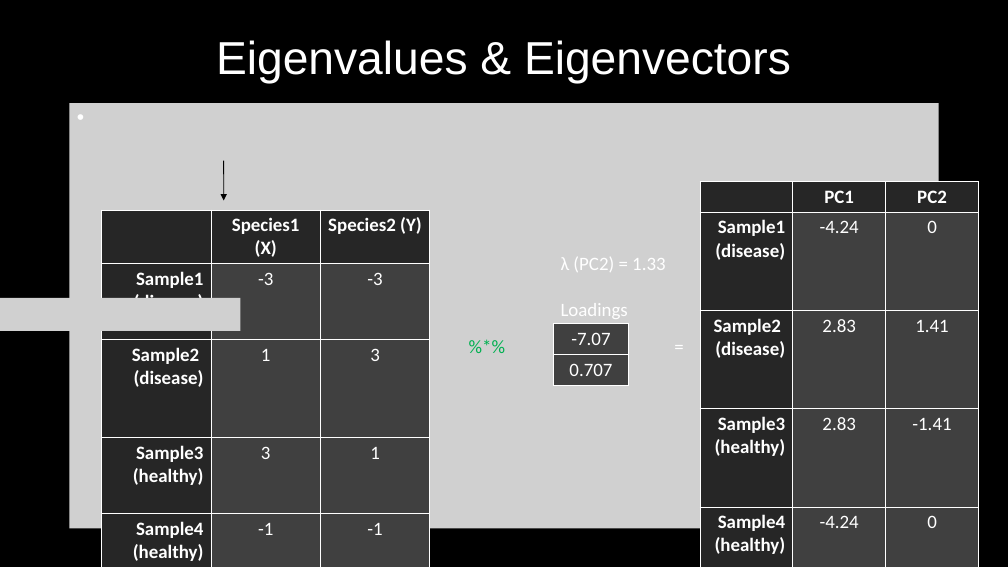
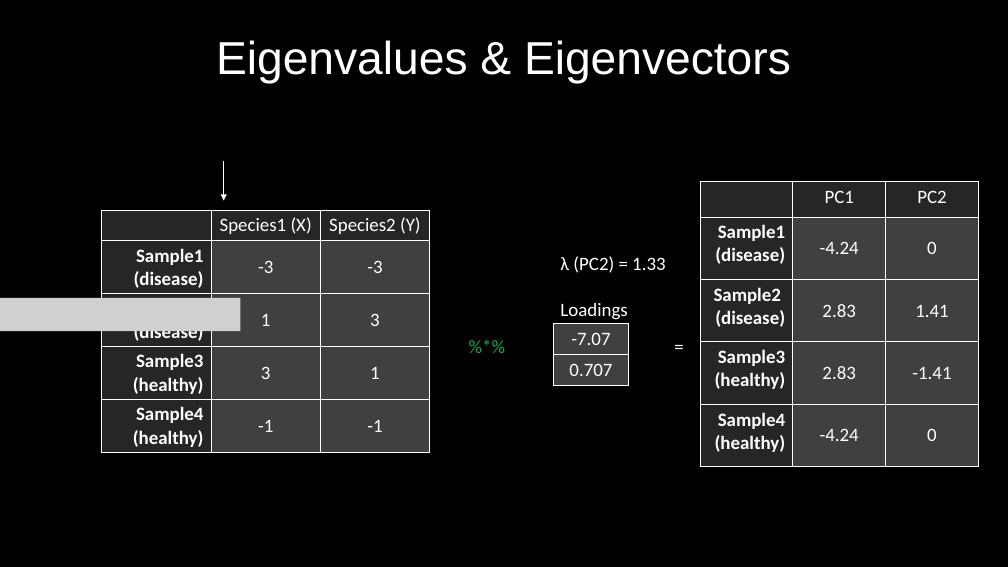
Before and after one commit to MyGitUse/MBIO7160, a slide deck: slide 67 of FinalProject/191128_Presentation_NM.pptx. Drawn at 1008x567 pixels with LibreOffice and Linux fonts; fonts in the diff are those of the drawing; grey boxes stand for pictures. Boxes give left, top, right and bottom in pixels: in the first picture for what was removed or moved away, otherwise in the second. Text is boxed around its words. In the diff, an @@ line names an element or a change of style, - is before the commit and + after.

```diff
--- a/FinalProject/191128_Presentation_NM.pptx
+++ b/FinalProject/191128_Presentation_NM.pptx
@@ picture removed at [70,103,939,529] @@
@@ freeform shape removed at [224,161,224,201] @@
@@ arrow added from (224, 161) to (224, 200), #FFFFFF 0.5 pt @@
@@ table at [700,181,979,467] @@
@@ bold off in "PC1", "PC2" @@
@@ borders changed @@
@@ table at [102,210,431,452] @@
@@ bold off in "Species1 (X)", "Species2 (Y)" @@
@@ borders changed @@
@@ table at [554,324,629,386] @@
@@ borders changed @@
```
Also in this commit, not shown: 40 other slides changed, 3 slides added, 3 slides removed.
